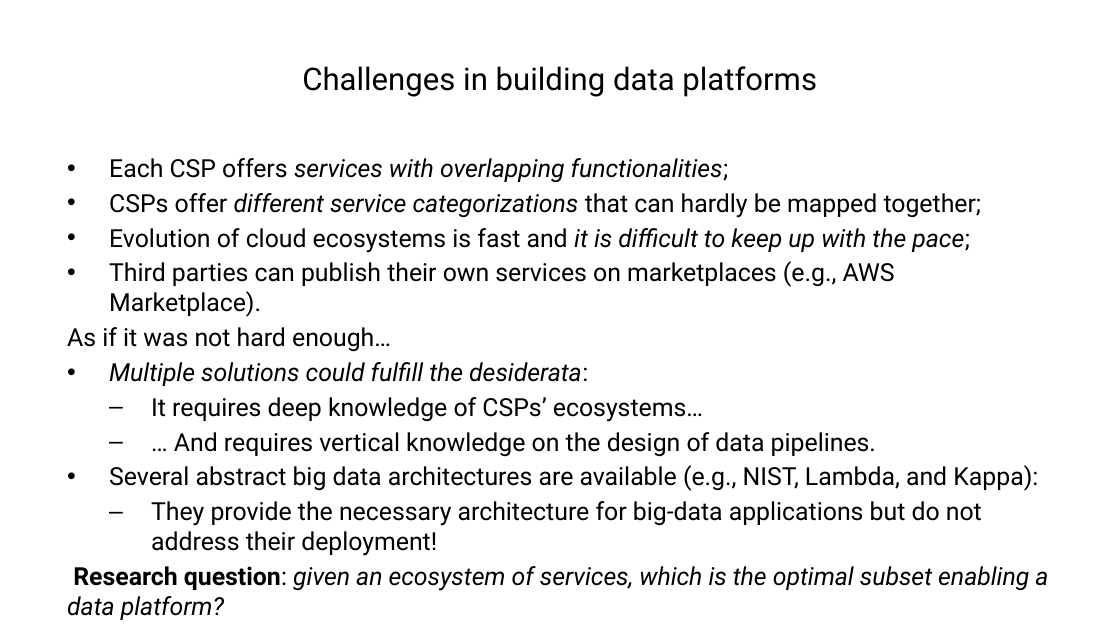
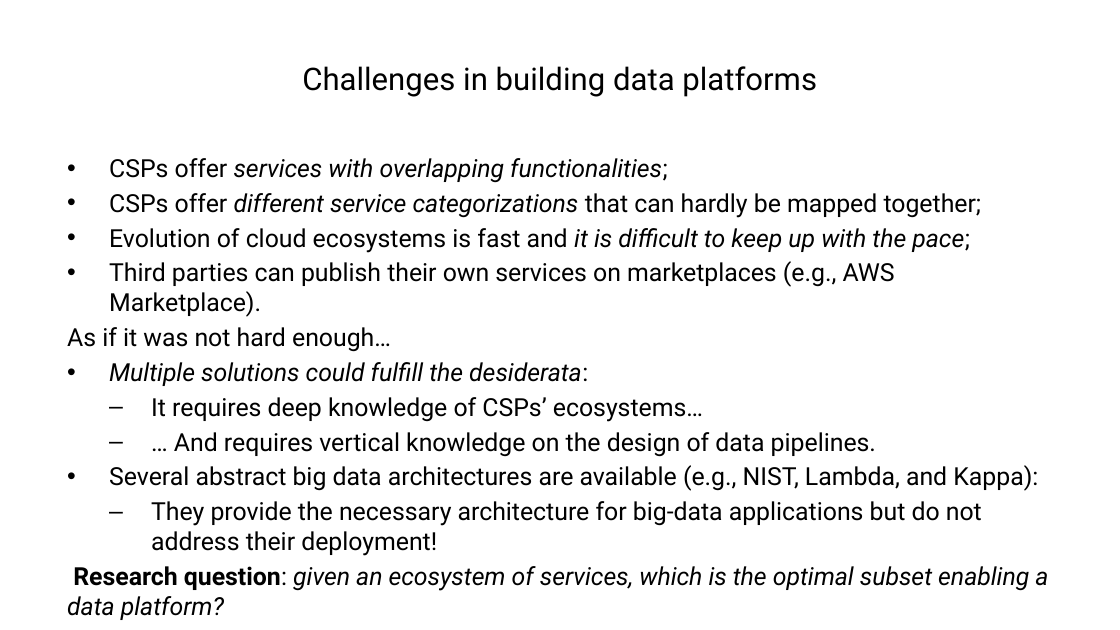
Before and after one commit to ManuelePasini/slides-markdown, a slide deck: slide 5 of dolap_2024_slides_2version.pptx. Drawn at 1120x630 pixels with LibreOffice and Linux fonts; fonts in the diff are those of the drawing. Boxes give left, top, right and bottom in pixels: in the first picture for what was removed or moved away, otherwise in the second. Text is boxed around its words. In the diff, an @@ line names an element or a change of style, - is before the commit and + after.

```diff
--- a/dolap_2024_slides_2version.pptx
+++ b/dolap_2024_slides_2version.pptx
@@ text at (x1=109, y1=158, x2=668, y2=183): text changed @@
-• Each CSP offers services with overlapping functionalities;
+• CSPs offer services with overlapping functionalities;
```
Also in this commit, not shown: 5 other slides changed, 6 other files.
